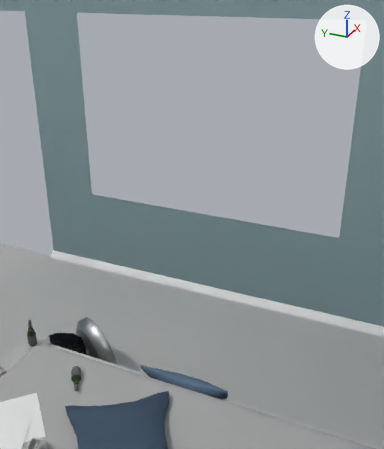
The Blender file 01-Models/mg-zimmer.blend as it was, and as the next commit left it.
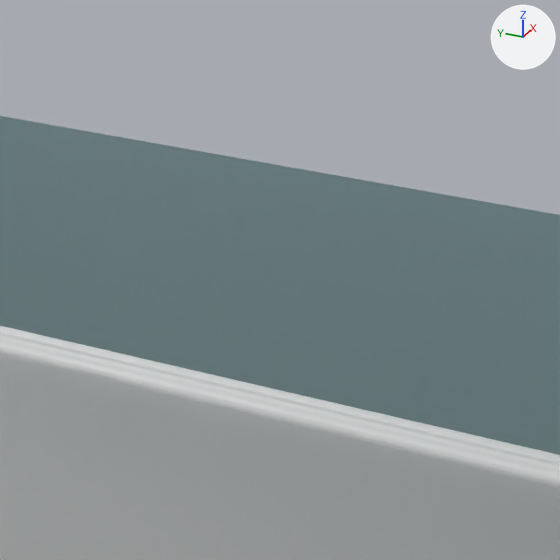
Old and new are each drawn from a camera (50 mm lens) standing at (-3.392, -2.085, 2.231) and looking at (-0.441, -0.758, 0.756) and again close up on the part from 36% to 82% of the width and 37% to 77% of the height. Arrows for +X, +Y and +Z are at upper right; the lights stay in place.

Names of what the first close-up shows: 'Boden', 'Bodenleiste', 'Front'.
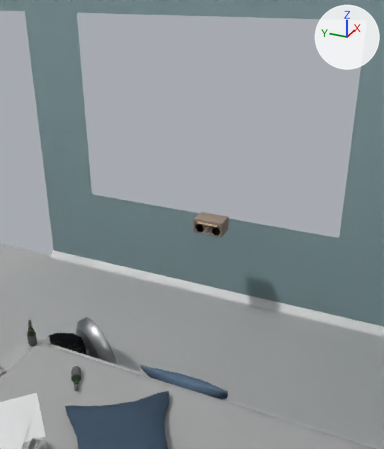
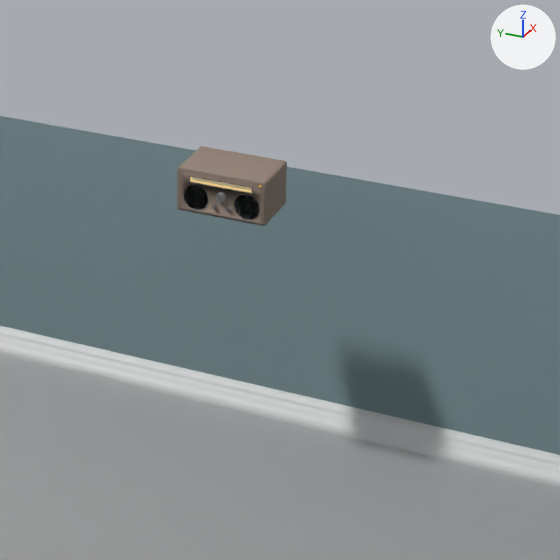
Location of each change, [x1, y1, x2, y2] in pixels of the close-ups (560 x 560 px):
'Radio', added: after [177, 146, 287, 226]

What changed in the scene script:
```text
Add mat_metall:
    mat_metall = bpy.data.materials.new('Metall')
    mat_metall.use_nodes = True; mat_metall.node_tree.nodes.clear()
    _N = mat_metall.node_tree.nodes; _L = mat_metall.node_tree.links
    n0 = _N.new('ShaderNodeOutputMaterial'); n0.name = 'Material Output'
    n1 = _N.new('ShaderNodeBsdfAnisotropic'); n1.name = 'Glossy BSDF'
    n1.distribution = 'GGX'
    n1.inputs[0].default_value = (0.27, 0.27, 0.27, 1.0)  # 'Color', grey #8e8e8e
    n1.inputs[1].default_value = 0.0  # 'Roughness'
    _L.new(n1.outputs[0], n0.inputs[0])  # 'BSDF' to 'Surface'
Add mat_material_005:
    mat_material_005 = bpy.data.materials.new('Material.005')
    # nodes: BsdfAnisotropic, BsdfDiffuse, MixShader, OutputMaterial
    # colours: black #353535
Add mat_lampe:
    mat_lampe = bpy.data.materials.new('Lampe')
    mat_lampe.use_nodes = True; mat_lampe.node_tree.nodes.clear()
    _N = mat_lampe.node_tree.nodes; _L = mat_lampe.node_tree.links
    n0 = _N.new('ShaderNodeOutputMaterial'); n0.name = 'Material Output'
    n1 = _N.new('ShaderNodeBsdfAnisotropic'); n1.name = 'Glossy BSDF'
    n1.distribution = 'GGX'
    n1.inputs[0].default_value = (0.263, 0.263, 0.263, 1.0)  # 'Color', grey #8c8c8c
    n1.inputs[1].default_value = 0.447  # 'Roughness'
    _L.new(n1.outputs[0], n0.inputs[0])  # 'BSDF' to 'Surface'
Add mat_material_002:
    mat_material_002 = bpy.data.materials.new('Material.002')
    mat_material_002.use_nodes = True; mat_material_002.node_tree.nodes.clear()
    _N = mat_material_002.node_tree.nodes; _L = mat_material_002.node_tree.links
    n0 = _N.new('ShaderNodeOutputMaterial'); n0.name = 'Material Output'
    n1 = _N.new('ShaderNodeBsdfTransparent'); n1.name = 'Transparent BSDF'
    n1.inputs[0].default_value = (0.8, 0.8, 0.8, 1.0)  # 'Color', white #e7e7e7
    _L.new(n1.outputs[0], n0.inputs[0])  # 'BSDF' to 'Surface'
Add me_plane_007:
    me_plane_007.from_pydata([(-1.0, -1.0, 0.0), (1.0, -1.0, 0.0), (-1.0, 1.0, 0.0), (1.0, 1.0, 0.0)], [], [(0, 1, 3, 2)])
    me_plane_007.materials.append(mat_material_002)
Add col_radio:
    col_radio = bpy.data.collections.new('Radio')
    col_radio.objects.link(ob_cylinder_006)
    col_radio.objects.link(ob_gitter_001)
    col_radio.objects.link(ob_gitter)
    col_radio.objects.link(ob_cylinder_003)
    col_radio.objects.link(ob_anzeigeglass)
    col_radio.objects.link(ob_cylinder_004)
    col_radio.objects.link(ob_buttonbig)
    col_radio.objects.link(ob_cylinder_001)
    col_radio.objects.link(ob_powerlampe)
    col_radio.objects.link(ob_body)
Add ob_radio:
    ob_radio = bpy.data.objects.new('Radio', None)
    ob_radio.location = (-0.386, -0.872, 0.755)
    ob_radio.rotation_euler = (0.0, 0.0, 3.142)  # degrees (0, 0, 180)
    ob_radio.instance_type = 'COLLECTION'
    ob_radio.instance_collection = col_radio
Add ob_body:
    ob_body = bpy.data.objects.new('Body', me_cube)  # 256 vertices, 187 faces; spans x -1.0..1.02, y -1.0..1.0, z -1.0..1.0; in mat_holz (its picture is missing), mat_anzeige (beige #ffd997), mat_anzeigemain (its picture is missing)
    ob_body.location = (0.0, 0.0, 0.0)
    ob_body.scale = (0.0625, 0.1, 0.05)
Add ob_cylinder_006:
    ob_cylinder_006 = bpy.data.objects.new('Cylinder.006', me_cylinder_010)  # 224 vertices, 193 faces; spans x -1.0..1.0, y -1.0..1.0, z -15.41..-10.58
    ob_cylinder_006.location = (0.0725, 0.0601, -0.013)
    ob_cylinder_006.rotation_euler = (0.0, 1.571, 0.0)  # degrees (0, 90, 0)
    ob_cylinder_006.scale = (0.0294, 0.0294, 0.000835)
Add ob_gitter_001:
    ob_gitter_001 = bpy.data.objects.new('Gitter.001', me_mesh_048)  # 2400 vertices, 3166 faces; spans x -0.000141..0.000141, y -0.000141..0.000141, z 0.0; in mat_material_006 (black #000000)
    ob_gitter_001.location = (0.0633, 0.06, -0.013)
    ob_gitter_001.rotation_euler = (0.0, 1.571, 0.0)  # degrees (0, 90, 0)
    ob_gitter_001.scale = (202.0, 202.0, 202.0)
Add ob_cylinder_003:
    ob_cylinder_003 = bpy.data.objects.new('Cylinder.003', me_cylinder_007)  # 320 vertices, 290 faces; spans x -1.0..1.0, y -1.0..1.0, z -1.0..16.6
    ob_cylinder_003.location = (0.0631, 0.0195, -0.0245)
    ob_cylinder_003.rotation_euler = (0.0, 1.571, 0.0)  # degrees (0, 90, 0)
    ob_cylinder_003.scale = (0.00485, 0.00485, 0.000386)
Add ob_powerlampe:
    ob_powerlampe = bpy.data.objects.new('PowerLampe', me_cylinder_002)  # 224 vertices, 194 faces; spans x -1.0..1.0, y -1.0..1.0, z -1.0..-0.45; in mat_birne (orange #e7a450)
    ob_powerlampe.location = (0.0666, 0.0886, 0.0401)
    ob_powerlampe.rotation_euler = (0.0, 1.571, 0.0)  # degrees (0, 90, 0)
    ob_powerlampe.scale = (0.00299, 0.00299, 0.00407)
Add ob_cylinder_001:
    ob_cylinder_001 = bpy.data.objects.new('Cylinder.001', me_cylinder_010.copy())
    ob_cylinder_001.location = (0.0725, -0.0567, -0.013)
    ob_cylinder_001.rotation_euler = (0.0, 1.571, 0.0)  # degrees (0, 90, 0)
    ob_cylinder_001.scale = (0.0294, 0.0294, 0.000835)
Add ob_cylinder_004:
    ob_cylinder_004 = bpy.data.objects.new('Cylinder.004', me_cylinder_007.copy())
    ob_cylinder_004.location = (0.0631, -0.0125, -0.0245)
    ob_cylinder_004.rotation_euler = (0.0, 1.571, 0.0)  # degrees (0, 90, 0)
    ob_cylinder_004.scale = (0.00485, 0.00485, 0.000386)
Add ob_anzeigeglass:
    ob_anzeigeglass = bpy.data.objects.new('AnzeigeGlass', me_plane_007)
    ob_anzeigeglass.location = (0.0633, 0.0000261, 0.0273)
    ob_anzeigeglass.rotation_euler = (0.0, 1.571, 0.0)  # degrees (0, 90, 0)
    ob_anzeigeglass.scale = (0.00664, 0.0707, 0.0498)
Add ob_gitter:
    ob_gitter = bpy.data.objects.new('Gitter', me_mesh_048.copy())
    ob_gitter.location = (0.0633, -0.0568, -0.013)
    ob_gitter.rotation_euler = (0.0, 1.571, 0.0)  # degrees (0, 90, 0)
    ob_gitter.scale = (202.0, 202.0, 202.0)
Add ob_buttonbig:
    ob_buttonbig = bpy.data.objects.new('ButtonBig', me_cylinder_003)  # 256 vertices, 226 faces; spans x -1.0..1.0, y -1.0..1.0, z -1.0..17.1
    ob_buttonbig.location = (0.0631, 0.00197, -0.000243)
    ob_buttonbig.rotation_euler = (0.0, 1.571, 0.0)  # degrees (0, 90, 0)
    ob_buttonbig.scale = (0.0107, 0.0107, 0.000386)
```
